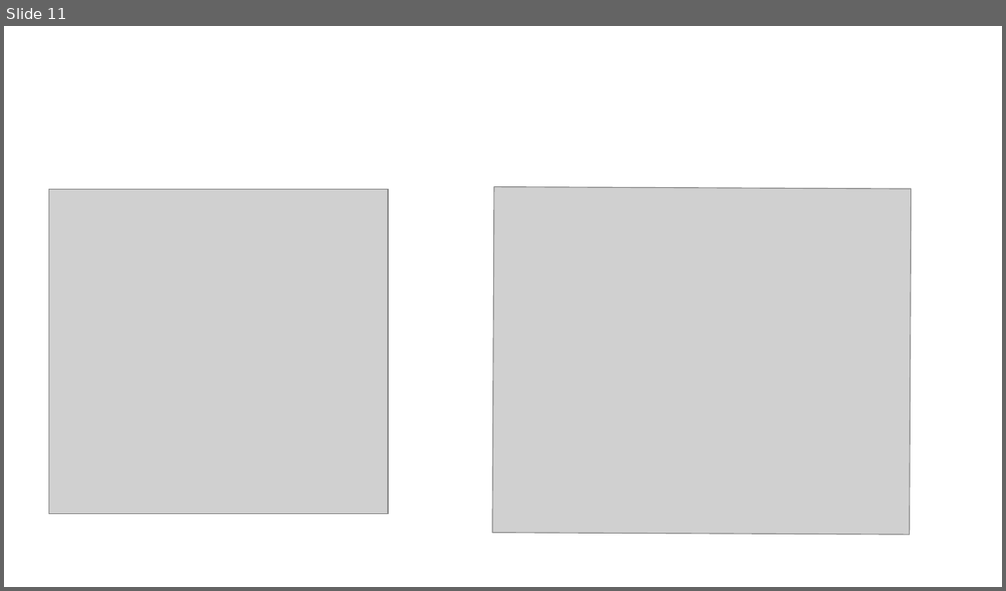
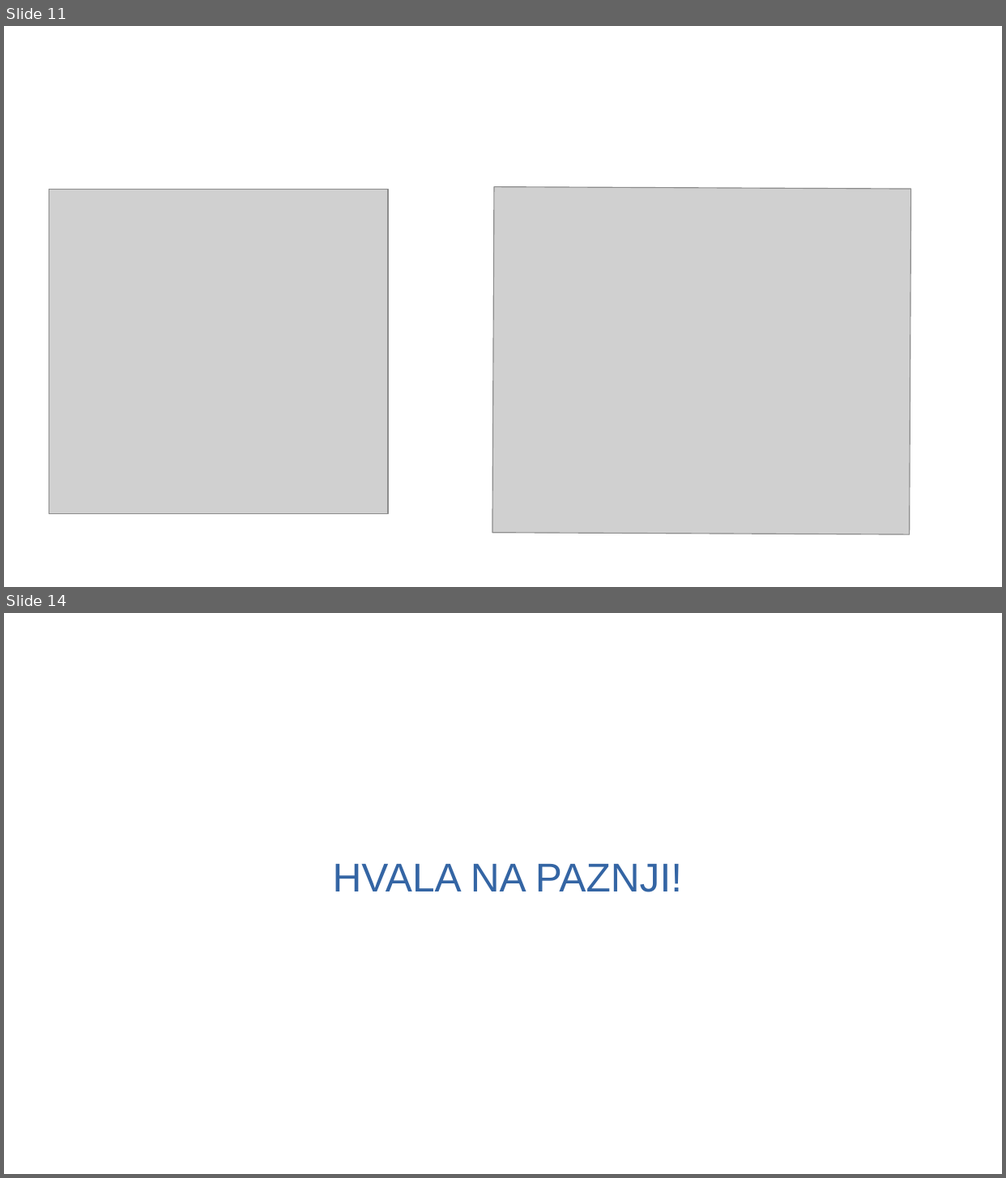
Before and after one commit to VelickovicAna/ri_projekat, a slide deck: prezentacija.odp. Shown one above the other, each under a label of ours: slide 11 before the commit, slides 11 and 14 after it; the slides between them are not shown. The pictures are 1006x591 and 1006x1178 pixels, drawn with LibreOffice and Linux fonts; fonts in the diff are those of the drawing; grey boxes stand for pictures; background and template pictures are left out. Boxes give left, top, right and bottom in pixels: in the first picture for what was removed or moved away, otherwise in the second. Text is boxed around its words. In the diff, an @@ line names an element or a change of style, - is before the commit and + after.

```diff
--- a/prezentacija.odp
+++ b/prezentacija.odp
@@ slide 14 added at bbox=[4, 613, 1002, 1174], background #FFFFFF @@
@@ text added at bbox=[333, 864, 682, 892], 32 pt, text #3465A4 @@
+HVALA NA PAZNJI!
```
Also in this commit, not shown: 2 other slides added.
